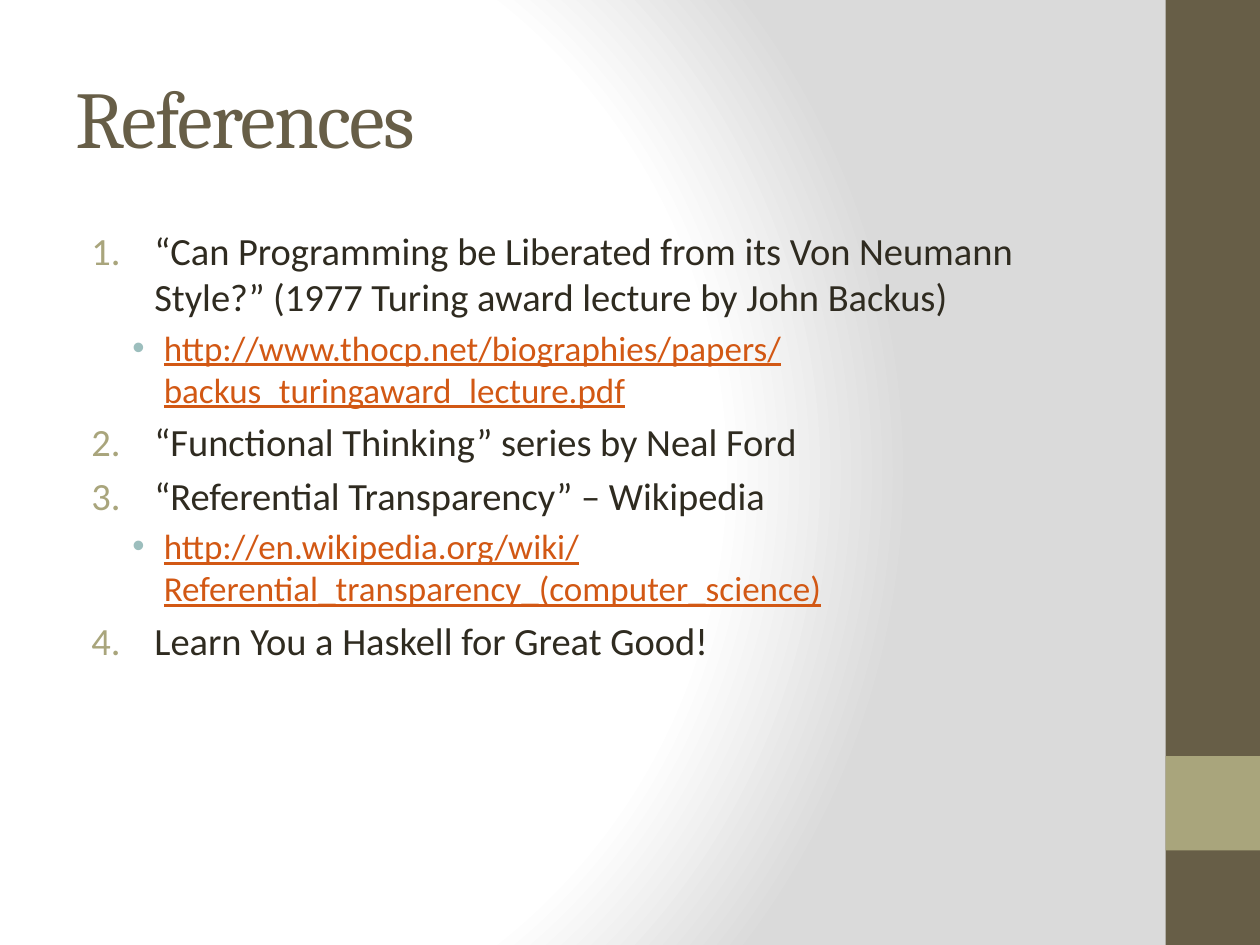
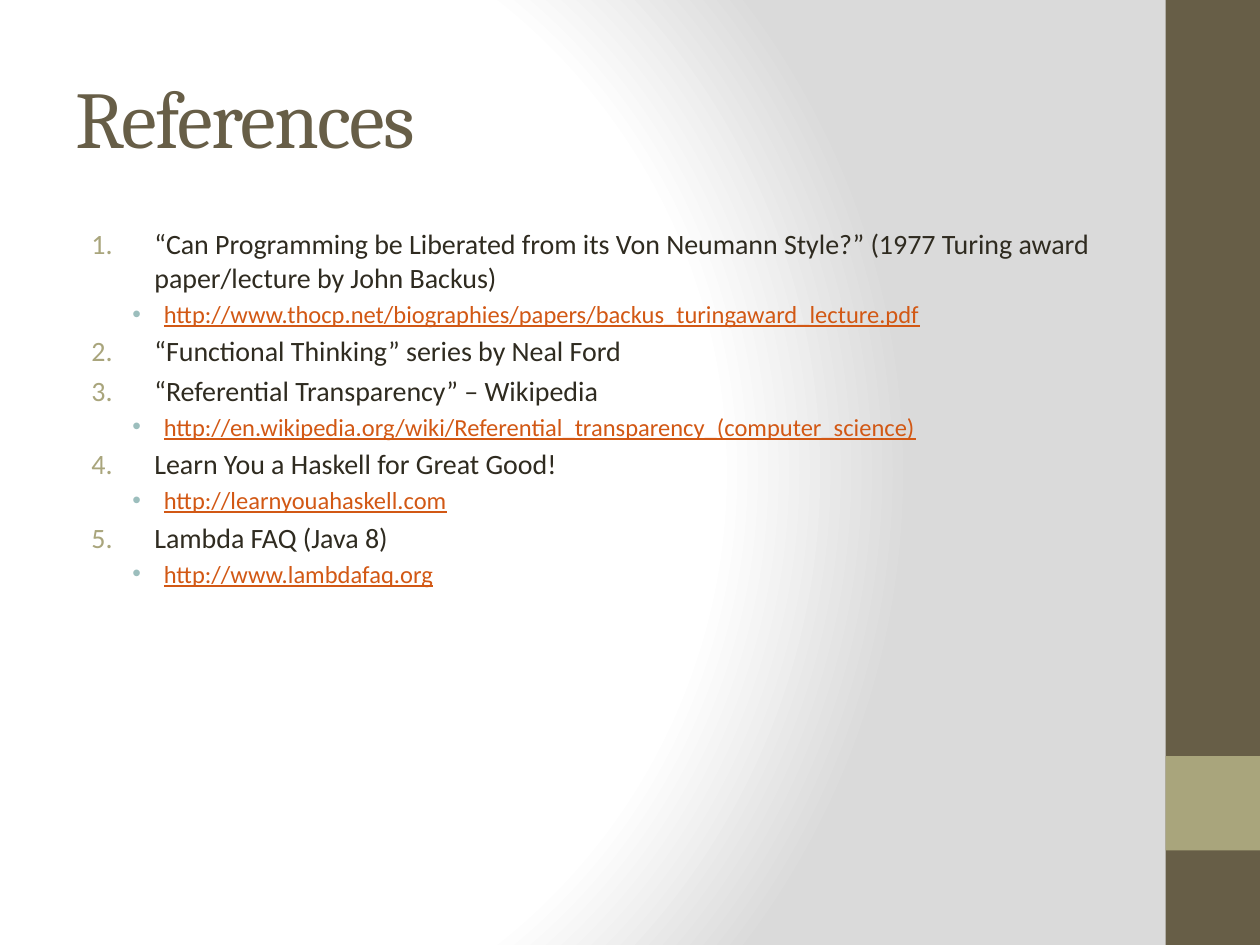
Before and after one commit to bjhartin/FoundationsOfFunctionalProgramming, a slide deck: slide 48 of FoundationsOfFunctionalProgramming.pptx. Drawn at 1260x945 pixels with LibreOffice and Linux fonts; fonts in the diff are those of the drawing. Boxes give left, top, right and bottom in pixels: in the first picture for what was removed or moved away, otherwise in the second. Text is boxed around its words. In the diff, an @@ line names an element or a change of style, - is before the commit and + after.

Commit message:
Brian: Adding Java 8 examples and improving some others.

```diff
--- a/FoundationsOfFunctionalProgramming.pptx
+++ b/FoundationsOfFunctionalProgramming.pptx
@@ text at (154, 233, 1089, 293): text changed; size 22 to 16 pt @@
-1. “Can Programming be Liberated from its Von Neumann Style?” (1977 Turing award lecture by John Backus)
+1. “Can Programming be Liberated from its Von Neumann Style?” (1977 Turing award paper/lecture by John Backus)
@@ text at (154, 306, 919, 474): size 20 to 14 pt in "http://www.thocp.net/biographies/papers/backus_turingaward_l ...", "http://en.wikipedia.org/wiki/Referential_transparency_(compu ..."; size 22 to 16 pt in "“Functional Thinking” series by Neal Ford", "“Referential Transparency” – Wikipedia", "Learn You a Haskell for Great Good!"; less space between paragraphs @@
@@ text at (154, 492, 446, 588): paragraphs added @@
+  • http://learnyouahaskell.com
+5. Lambda FAQ (Java 8)
+  • http://www.lambdafaq.org
```
Also in this commit, not shown: 3 other slides changed, 8 other files.
